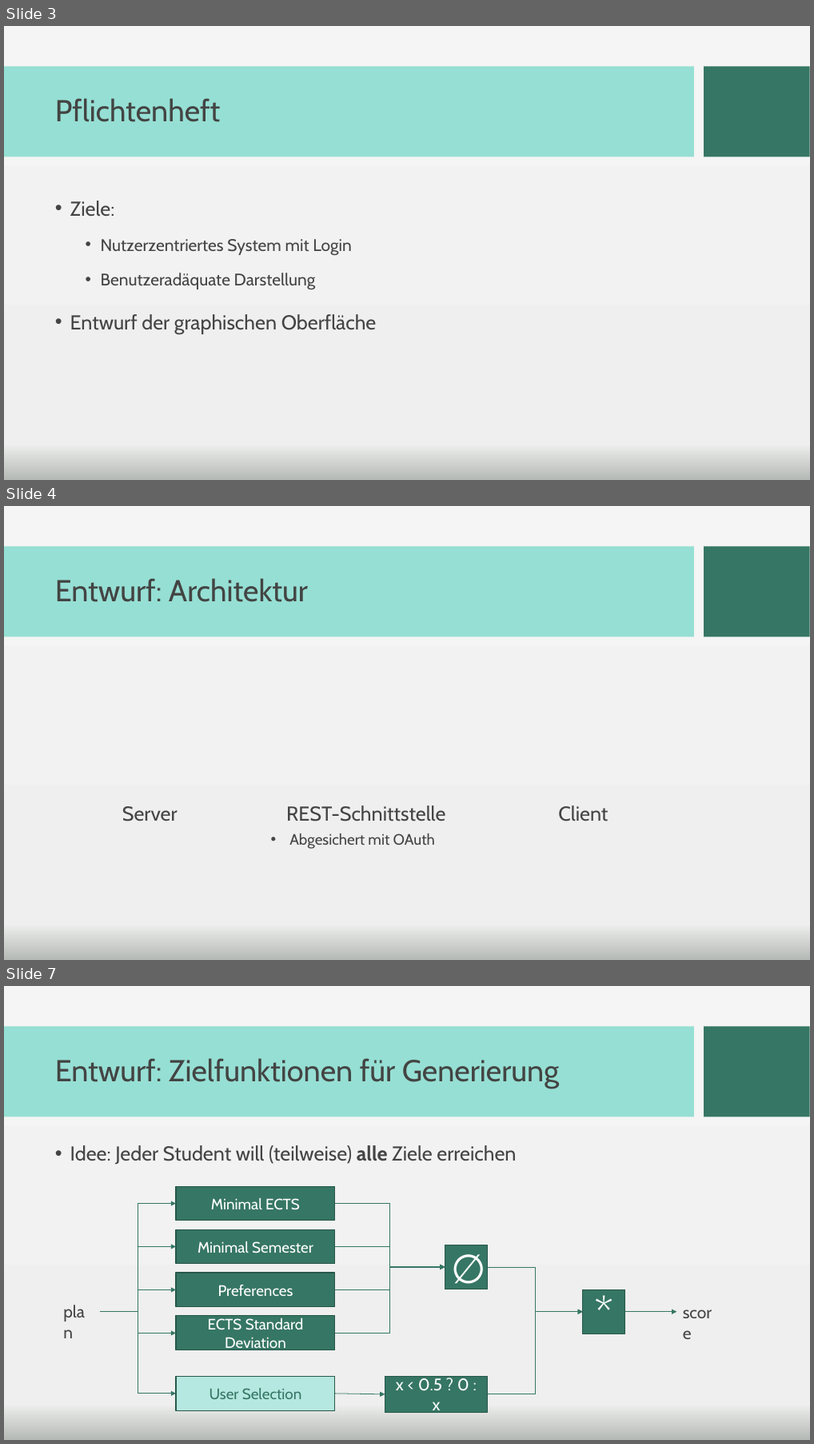
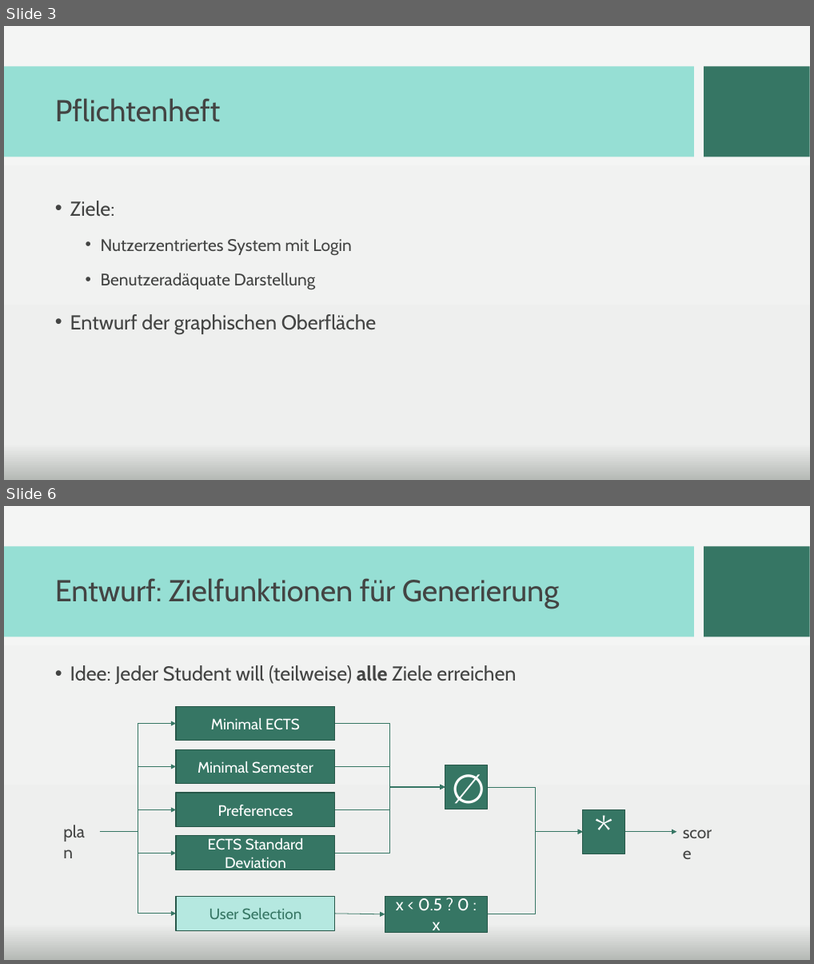
Before and after one commit to PSE-WS1617-IPD-Workflow/PSE_WS1617_IPD_Boehm_Studienplan, a slide deck: Abschlusspräsentation/Praesentation_newdesign.pptx. Shown one above the other, each under a label of ours: slides 3, 4 and 7 before the commit, slides 3 and 6 after it; the slides between them are not shown. The pictures are 814x1444 and 814x964 pixels, drawn with LibreOffice and Linux fonts; fonts in the diff are those of the drawing; background and template pictures are left out. Boxes give left, top, right and bottom in pixels: in the first picture for what was removed or moved away, otherwise in the second. Text is boxed around its words. In the diff, an @@ line names an element or a change of style, - is before the commit and + after.

```diff
--- a/Abschlusspräsentation/Praesentation_newdesign.pptx
+++ b/Abschlusspräsentation/Praesentation_newdesign.pptx
@@ slide 4 removed at bbox=[4, 506, 810, 960], background picture (left out); not listed: 2 template elements that a slide beside it also shows @@
@@ title removed at bbox=[55, 578, 308, 602] @@
-Entwurf: Architektur
@@ text removed at bbox=[122, 806, 178, 821] @@
-Server
@@ text removed at bbox=[286, 805, 446, 821] @@
-REST-Schnittstelle
@@ text removed at bbox=[558, 805, 608, 821] @@
-Client
@@ text removed at bbox=[290, 833, 435, 848] @@
-• Abgesichert mit OAuth
@@ what was slide 7 is now slide 6 @@
```
Also in this commit, not shown: 4 slides changed, 1 slide added, 1 other slide removed.
